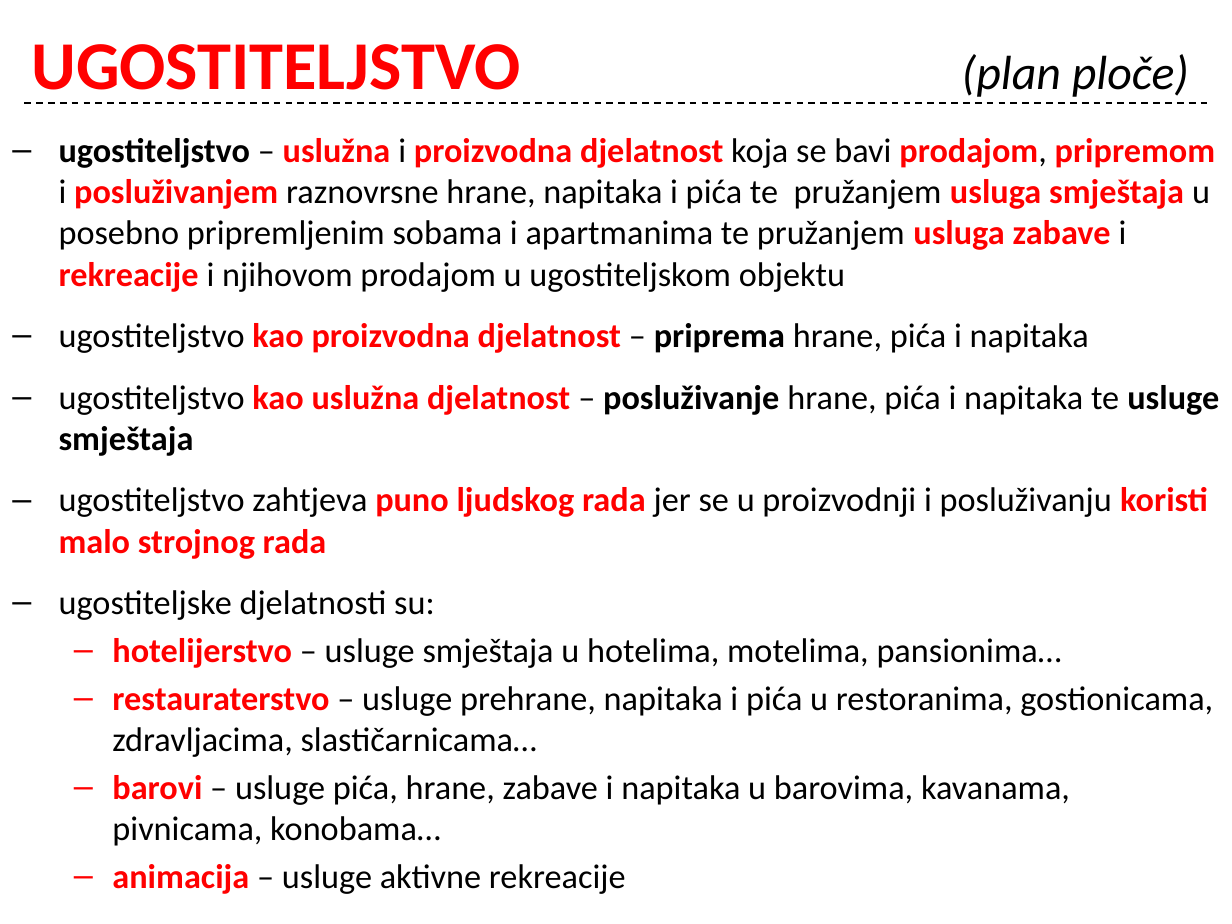
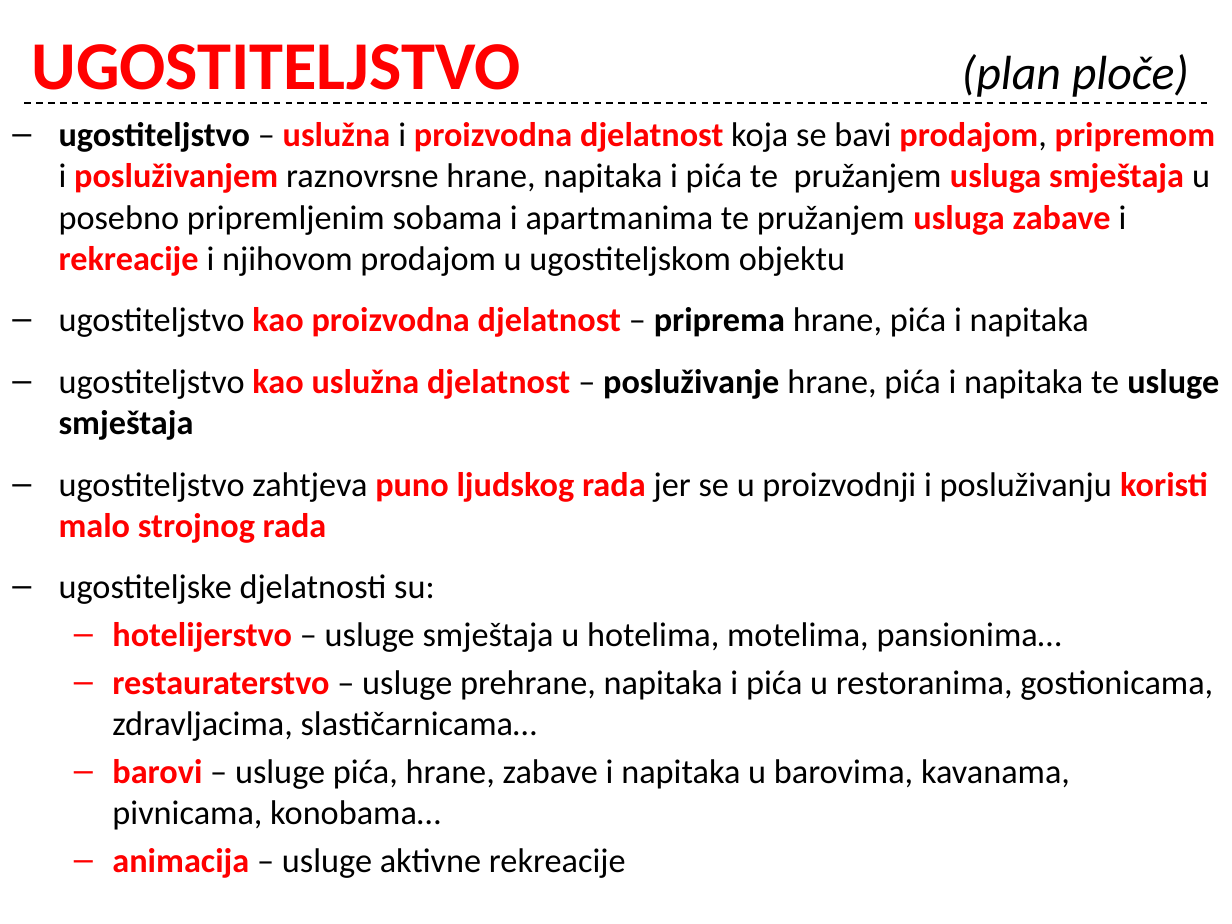
Before and after one commit to cornx/print, a slide deck: slide 8 of data/organizacija/002_Ugostiteljstvo_kao_gosp_djelatnost.pptx. Drawn at 1232x924 pixels with LibreOffice and Linux fonts; fonts in the diff are those of the drawing. Boxes give left, top, right and bottom in pixels: in the first picture for what was removed or moved away, otherwise in the second. Text is boxed around its words. In the diff, an @@ line names an element or a change of style, - is before the commit and + after.

```diff
--- a/data/organizacija/002_Ugostiteljstvo_kao_gosp_djelatnost.pptx
+++ b/data/organizacija/002_Ugostiteljstvo_kao_gosp_djelatnost.pptx
@@ text "ugostiteljstvo – uslužna i proizvodna ...": place and size @@
-text "ugostiteljstvo – uslužna i proizvodna ..." at <box>59,138,1219,894</box>
+text "ugostiteljstvo – uslužna i proizvodna ..." at <box>59,122,1219,878</box>
```
Also in this commit, not shown: 4 other slides changed.
